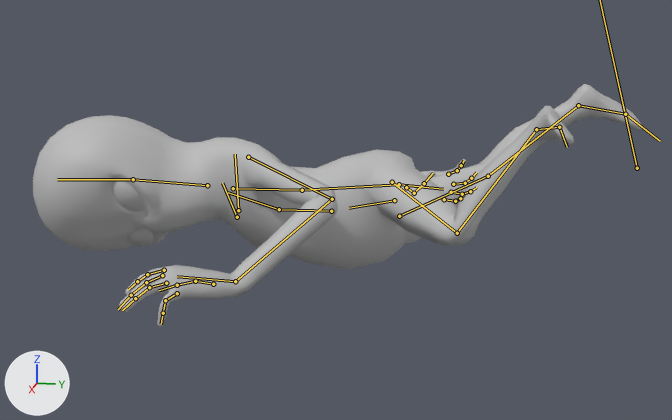
The FBX model Assets/Characters/Enemy/Animations/Alien.fbx, before and after one commit.
The view is the same before and after, from a 50 mm lens placed at (2.479, -0.49, 0.764), pointed at (0.008, -0.984, 0.146). Arrows for +X, +Y and +Z are at lower left; the lights stay in place. Both versions are drawn at frame 45 of the action 'DFRM_ARM|Death_ZombieDying'; the numbers are the values there. The bones that bend it are drawn over the model as lines.

Objects in the first picture: 'MESH_CHA_Alien'.
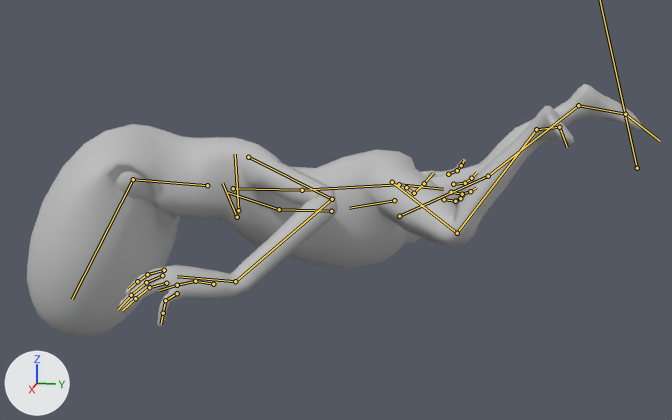
Where the change shows, as pixel boxes (x1, y1, x2, y2) in the pictures (672 x 420 px):
'MESH_CHA_Alien', posed: before (33, 84, 642, 327); after (27, 84, 642, 336)
bone 'JNT_Head', root to tip: before (133, 179) to (57, 179); after (133, 179) to (72, 299)

What the commit changed:
Bone 'JNT_Head' (bone_jnt_head) turns from (0, 0, 0) to (35, 23, -44) degrees about its own x, y and z.
Bone 'JNT_Head' (bone_jnt_head) is rescaled from (1.0, 1.0, 1.0) to (1.04, 1.73, 1.03).
